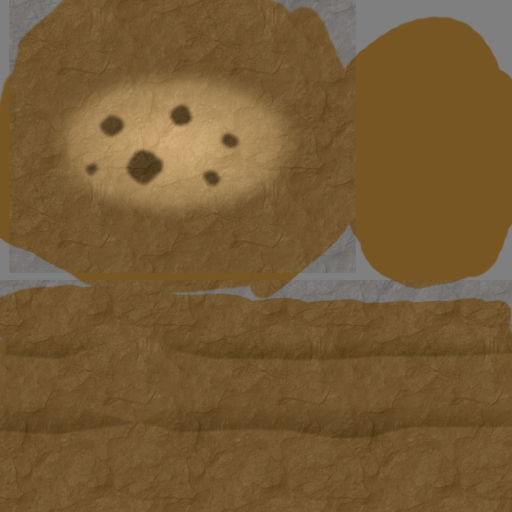
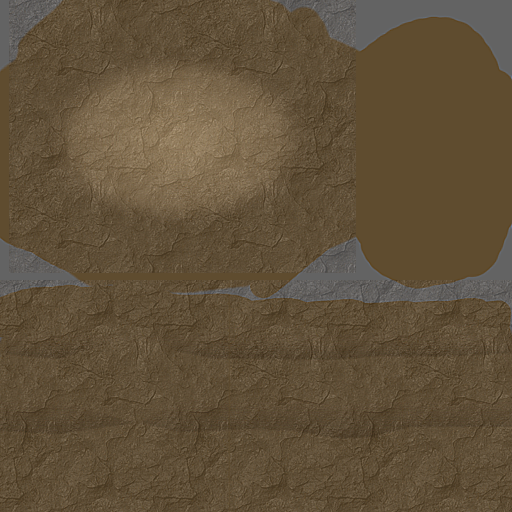
Layered file, before and after one edit (512px x 512px). Changes by layer:
painted on "Layer 8" over [0, 0, 512, 512]
renamed "Layer 2" to "Layer 11", painted on it over [0, 0, 512, 512]
